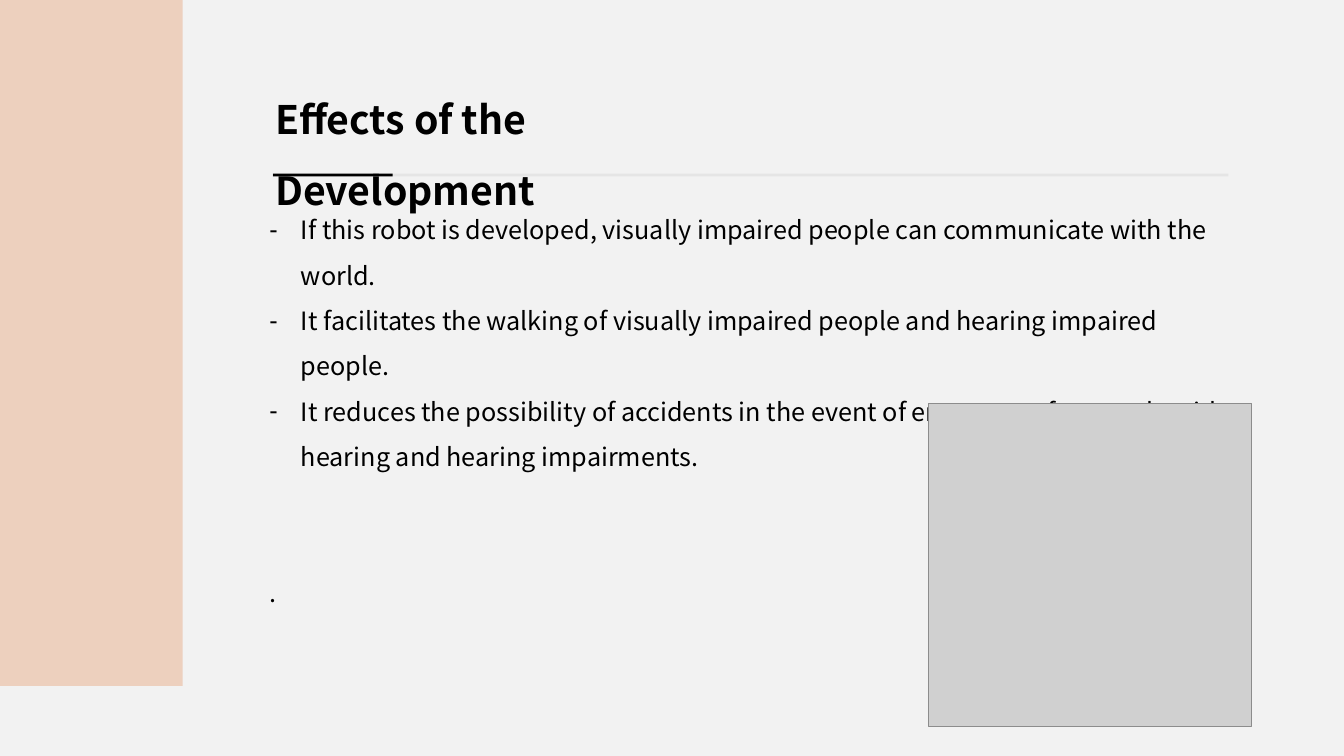
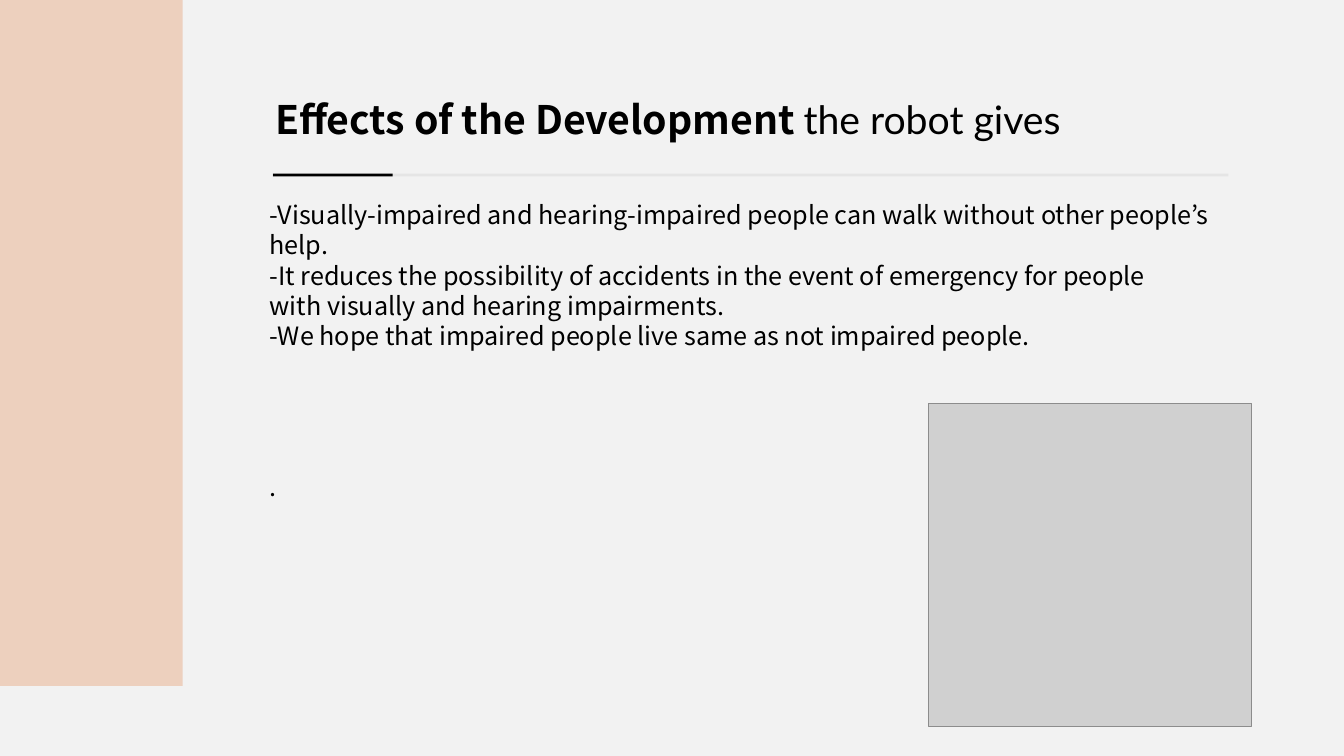
Before and after one commit to jsotouto/ICARUS, a slide deck: slide 5 of ICARUS 발표자료.pptx (slide 4 before the commit). Drawn at 1344x756 pixels with LibreOffice and Linux fonts; fonts in the diff are those of the drawing; grey boxes stand for pictures. Boxes give left, top, right and bottom in pixels: in the first picture for what was removed or moved away, otherwise in the second. Text is boxed around its words. In the diff, an @@ line names an element or a change of style, - is before the commit and + after.

```diff
--- a/ICARUS 발표자료.pptx
+++ b/ICARUS 발표자료.pptx
@@ text at <box>275,102,1061,143</box>: text changed @@
-Effects of the Development
+Effects of the Development the robot gives
@@ text at <box>269,204,1209,351</box>: text changed @@
-– If this robot is developed, visually impaired people can communicate with the world.
-– It facilitates the walking of visually impaired people and hearing impaired people.
-– It reduces the possibility of accidents in the event of emergency for people with hearing and hearing impairments.
+-Visually-impaired and hearing-impaired people can walk without other people’s help.
+-It reduces the possibility of accidents in the event of emergency for people with visually and hearing impairments.
+-We hope that impaired people live same as not impaired people.
```
Also in this commit, not shown: 1 other slide changed, 8 slides added, 1 slide removed.
